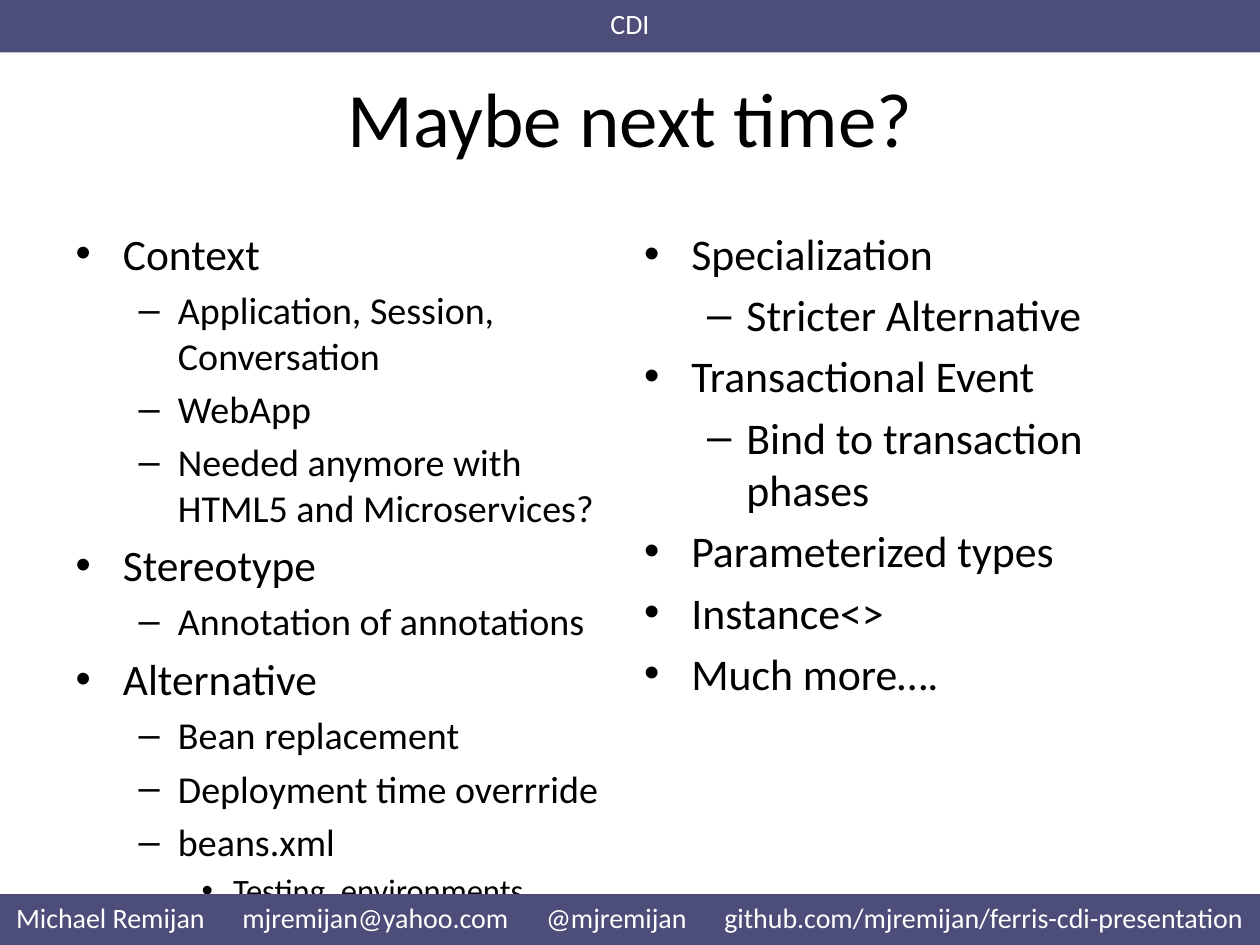
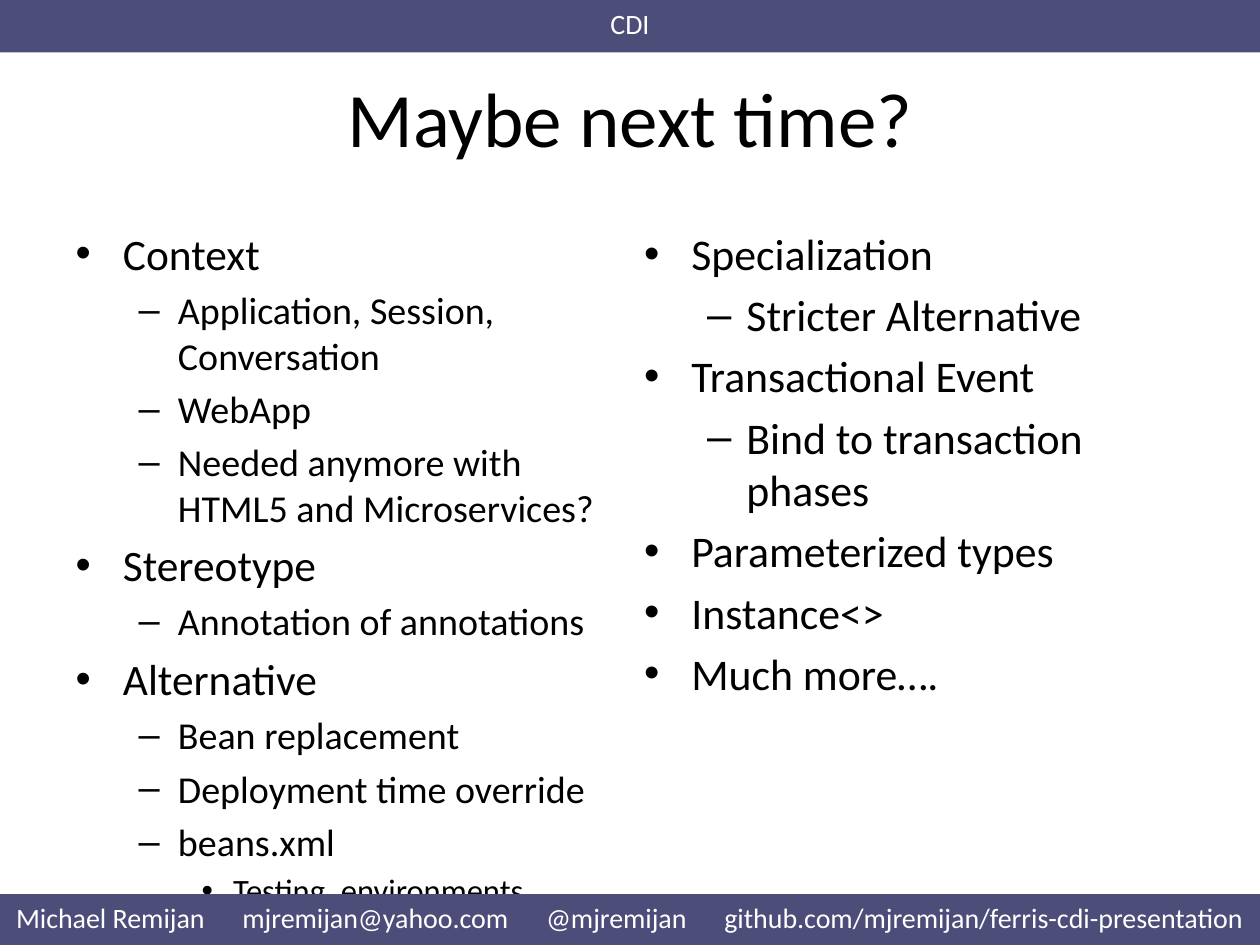
Before and after one commit to mjremijan/ferris-cdi-presentation, a slide deck: slide 11 of Presentation.pptx. Drawn at 1260x945 pixels with LibreOffice and Linux fonts; fonts in the diff are those of the drawing. Boxes give left, top, right and bottom in pixels: in the first picture for what was removed or moved away, otherwise in the second. Text is boxed around its words. In the diff, an @@ line names an element or a change of style, - is before the commit and + after.

```diff
--- a/Presentation.pptx
+++ b/Presentation.pptx
@@ text at bbox=[178, 776, 585, 809]: text changed @@
-  – Deployment time overrride
+  – Deployment time override
```
Also in this commit, not shown: 4 other slides changed, 10 other files.
